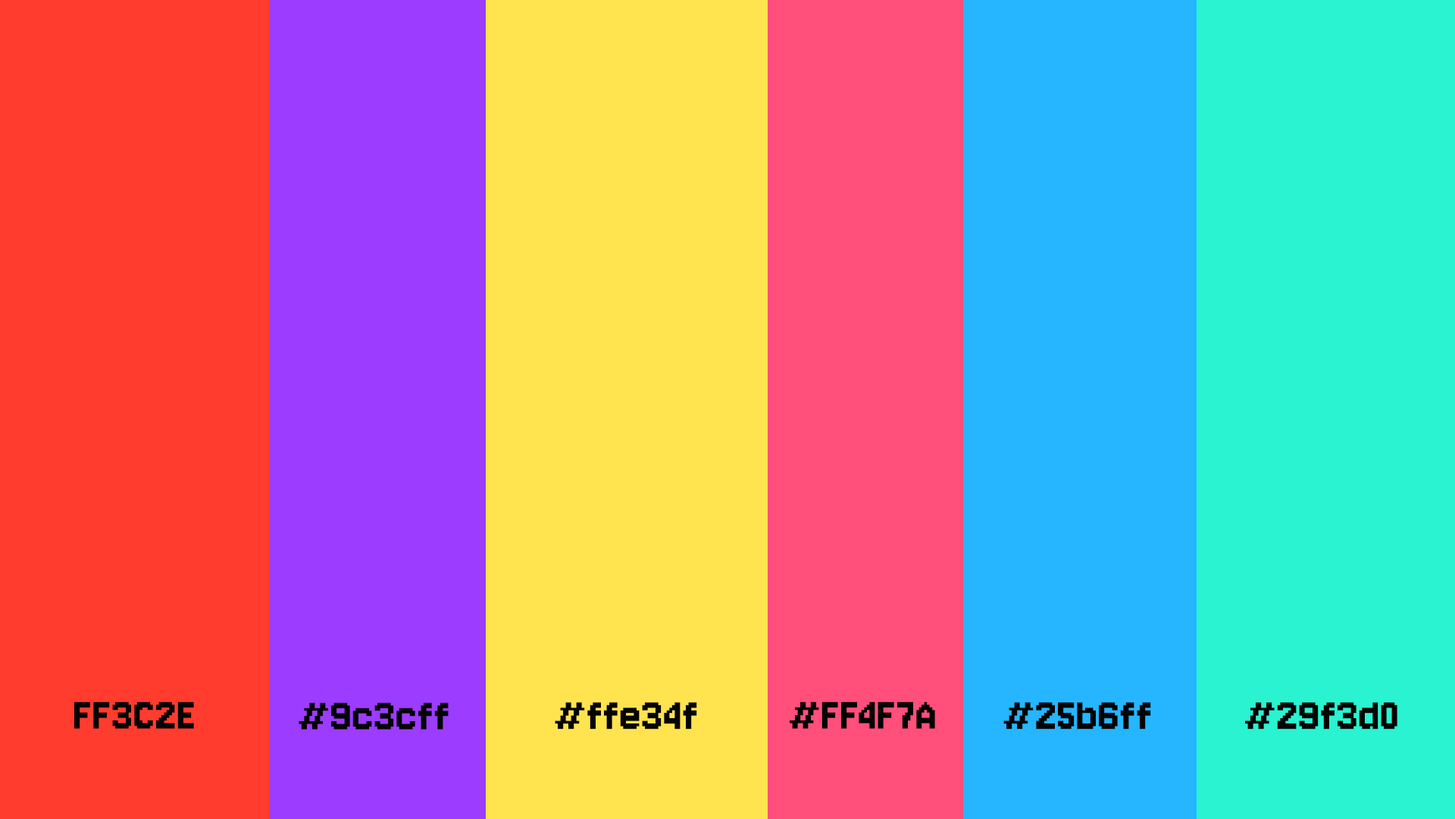
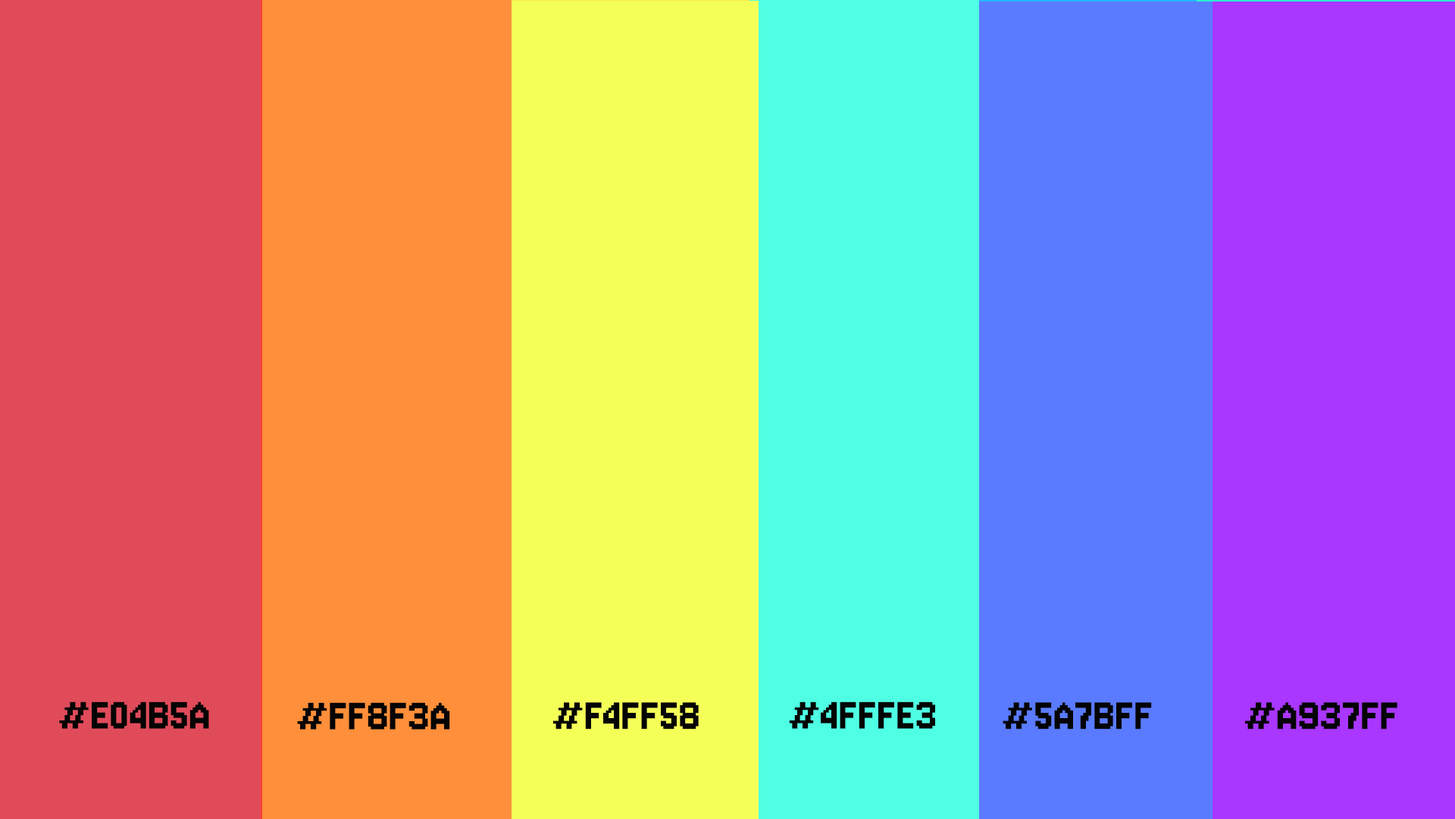
Two versions of the same layered image (w=1455, h=819). Layer-by-layer changes:
renamed "#25b6ff" to "#5A7BFF", painted on it over [1002, 701, 1153, 730]
renamed "#29f3d0" to "#A937FF", painted on it over [1245, 701, 1398, 730]
renamed "FF3C2E" to "#E04B5A", painted on it over [59, 701, 210, 729]
renamed "#9c3cff" to "#FF8F3A", painted on it over [297, 701, 451, 730]
renamed "#ffe34f" to "#F4FF58", painted on it over [553, 701, 699, 730]
renamed "#FF4F7A" to "#4FFFE3", painted on it over [789, 701, 936, 729]
painted on "Capa 1" over [0, 0, 1455, 819]
